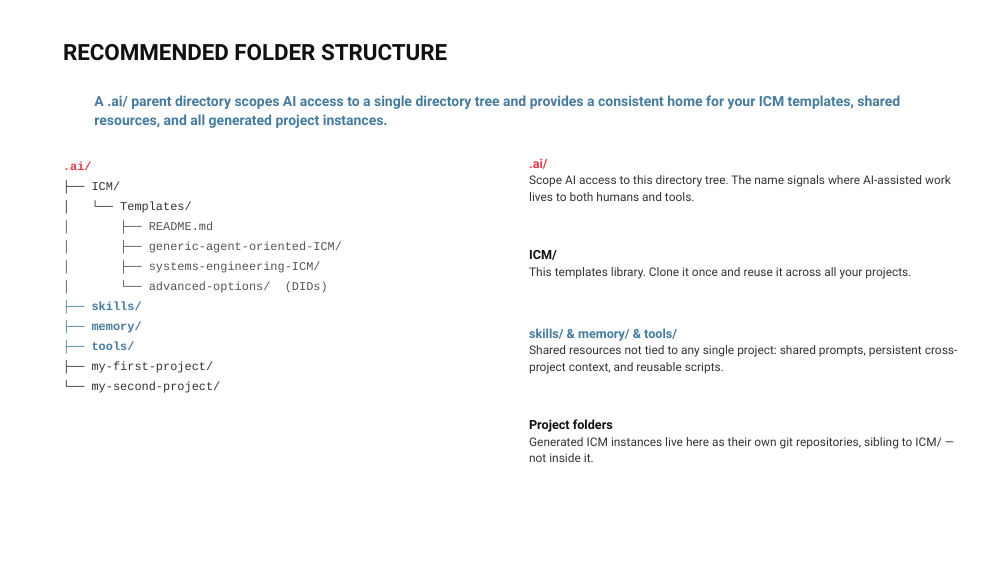
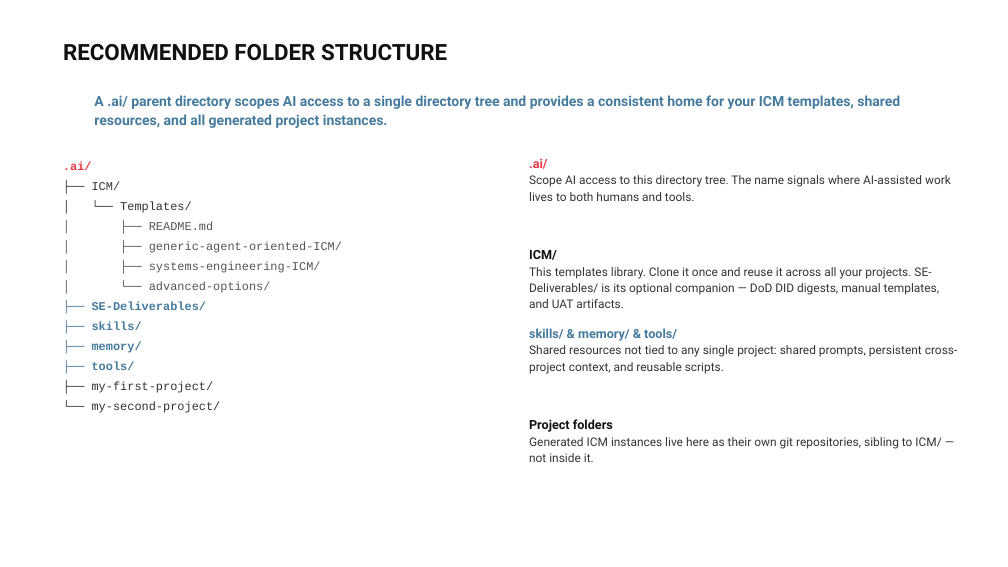
Before and after one commit to NathanForster/ICM, a slide deck: slide 9 of Interpretable_Context_Methodology_(ICM).pptx. Drawn at 1008x567 pixels with LibreOffice and Linux fonts; fonts in the diff are those of the drawing; background and template pictures are left out. Boxes give left, top, right and bottom in pixels: in the first picture for what was removed or moved away, otherwise in the second. Text is boxed around its words. In the diff, an @@ line names an element or a change of style, - is before the commit and + after.

```diff
--- a/Interpretable_Context_Methodology_(ICM).pptx
+++ b/Interpretable_Context_Methodology_(ICM).pptx
@@ text at box(529, 267, 939, 308): text changed @@
-This templates library. Clone it once and reuse it across all your projects.
+This templates library. Clone it once and reuse it across all your projects. SE-Deliverables/ is its optional companion — DoD DID digests, manual templates, and UAT artifacts.
@@ text at box(92, 282, 271, 310): text changed @@
-│ └── advanced-options/ (DIDs)
+│ └── advanced-options/
+├── SE-Deliverables/
```
Also in this commit, not shown: 53 other files.
